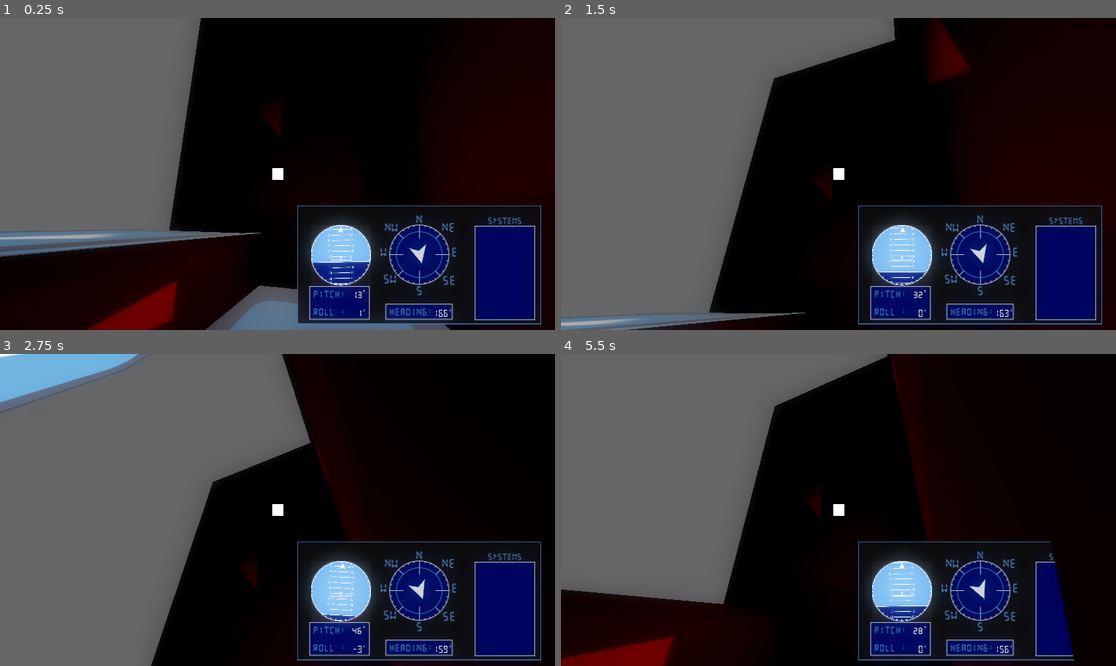
Above: before the commit, frames 1-4 (two rows, left to right).
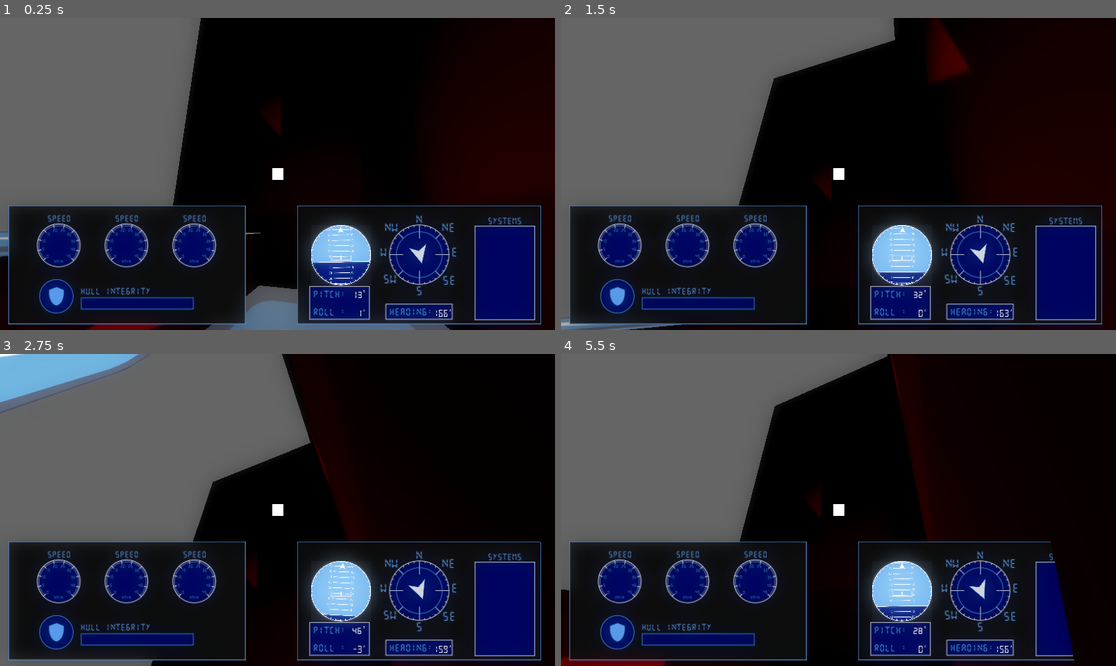
Above: after the commit, the same moments.

Repository: LitheFulminare/Abyssal-Cleaner
Game: Godot game, scene res://Prototyping/Test scene.tscn
Same seed, same stepped clock (60 frames per second), same inputs: the game is played once before the commit and once after it. The engine's default icon, where the game draws it, is replaced by a stand-in: a white triangle on a blue panel in a dark square.
Inputs (mouse positions are in pixels of both pictures, inside the frame that each line leads up to):
- Up to frame 1 (0.25 s): no input
- Up to frame 2 (1.5 s): move the mouse to (960, 158) at 0.52 s; hold D (Right) 0.53-1.28 s; move the mouse to (727, 189) at 1.27 s; hold S (Backwards) from 1.28 s (still down)
- Up to frame 3 (2.75 s): move the mouse to (333, 441) at 2.02 s; release S (Backwards) at 2.03 s; hold D (Right) from 2.03 s (still down)
- Up to frame 4 (5.5 s): move the mouse to (810, 572) at 2.77 s; release D (Right) at 2.78 s; hold W (Forward) 2.78-3.53 s; move the mouse to (1005, 556) at 3.52 s; hold A (Left) 3.53-5.03 s; move the mouse to (672, 463) at 4.27 s; move the mouse to (866, 510) at 5.02 s; hold S (Backwards) from 5.03 s (still down)

The runs differ from the first frame. In frame 1, 9.6% of the frame differs, in the area x 1-45%, y 60-99%; in frame 2, 12%; in frame 3, 13%; in frame 4, 9.8%.

Commit message:
setup left screen

Diff:
--- a/abyssal-cleaner-3d/Assets/Screens/Orientation/orientation_screen.gd
+++ b/abyssal-cleaner-3d/Assets/Screens/Orientation/orientation_screen.gd
@@ -7,6 +7,7 @@
 @export var roll_label: Label3D
 @export var heading_label: Label3D
 
+## Updates the numbers on the right screen, artificial horizon roll and pitch, and the compass direction.
 func update_screen(yaw_rad: float, pitch_rad: float, roll_rad: float) -> void:
 	playerArrow.rotation.z = yaw_rad
 	artificial_horizon.update_horizon(pitch_rad, roll_rad)
--- /dev/null
+++ b/abyssal-cleaner-3d/Player/left_screen.tscn
@@ -0,0 +1,9 @@
+[gd_scene format=3 uid="uid://ba7gkhwyineqm"]
+
+[ext_resource type="Material" uid="uid://cyllvn817sfjv" path="res://Assets/Screens/Screen_Material.tres" id="1_haeuj"]
+[ext_resource type="Texture2D" uid="uid://bnj3rj2u5f2ug" path="res://Assets/Screens/Left Screen/Left Screen.png" id="2_e3w78"]
+
+[node name="Left Screen" type="Sprite3D" unique_id=1774698677]
+transform = Transform3D(0.03, 0, 0, 0, 0.02999999, 0, 0, 0, 0.02999999, 0, 0, 0)
+material_overlay = ExtResource("1_haeuj")
+texture = ExtResource("2_e3w78")
--- a/abyssal-cleaner-3d/Player/submarine.tscn
+++ b/abyssal-cleaner-3d/Player/submarine.tscn
@@ -2,6 +2,7 @@
 
 [ext_resource type="Script" uid="uid://dyx14p5q8fc1a" path="res://Player/submarine_movement.gd" id="1_3uq8f"]
 [ext_resource type="PackedScene" uid="uid://csh3st7qcjppx" path="res://Player/Submarine_HUD.tscn" id="2_k4f85"]
+[ext_resource type="PackedScene" uid="uid://ba7gkhwyineqm" path="res://Player/left_screen.tscn" id="3_fjnjb"]
 [ext_resource type="PackedScene" uid="uid://r375g63wj4kf" path="res://Assets/Screens/Orientation/orientation_screen.tscn" id="3_qvldv"]
 
 [node name="Submarine" type="CharacterBody3D" unique_id=478321623 node_paths=PackedStringArray("orientationScreen")]
@@ -12,6 +13,9 @@
 [node name="Orientation Screen" parent="." unique_id=578651837 instance=ExtResource("3_qvldv")]
 transform = Transform3D(0.03, 0, 0, 0, 0.029999994, 0, 0, 0, 0.029999994, 0.50173676, -0.32144424, -0.7198048)
 
+[node name="Left Screen" parent="." unique_id=1774698677 instance=ExtResource("3_fjnjb")]
+transform = Transform3D(0.03, 0, 0, 0, 0.02999999, 0, 0, 0, 0.02999999, -0.5330544, -0.32144418, -0.7198047)
+
 [node name="CanvasLayer" type="CanvasLayer" parent="." unique_id=406979246]
 
 [node name="SubmarineHud" parent="CanvasLayer" unique_id=310598664 instance=ExtResource("2_k4f85")]
--- a/abyssal-cleaner-3d/Player/submarine_movement.gd
+++ b/abyssal-cleaner-3d/Player/submarine_movement.gd
@@ -17,40 +17,27 @@
 var forward_speed: float
 var strafe_speed: float
 
-var yaw_rad: float
-var pitch: float
-
 func _ready() -> void:
 	#center = DisplayServer.screen_get_size() # gets actual screen resolution
 	calculate_center()
+	# Recalculates the center when the window size changes
 	get_tree().get_root().size_changed.connect(calculate_center)
 
 func _input(event: InputEvent) -> void:
 	if event is InputEventMouseMotion:
-		mouse_position = get_viewport().get_mouse_position()
 		_get_mouse_relative_position()
-		mouse_position = clamp(mouse_position, Vector2.ZERO, screen_size)
-		mouse_distance = get_viewport().get_mouse_position().distance_to(center)
 
 func _physics_process(delta:float) -> void:
 	var forward: Vector3 = -global_basis.z
 
-	#var up = global_basis.y
-	#var projected_up = (up - up.project(forward)).normalized()
-	#var projected_world_up = (Vector3.UP - Vector3.UP.project(forward)).normalized()
-	#var roll = projected_up.signed_angle_to(projected_world_up,forward)
+	#region Rotation
 
-
-	# Rotation
+	# Make turning speed independent of screen size
 	var offset: Vector2 = mouse_position - center
-
 	var normalized_offset: Vector2 = Vector2(offset.x / center.x, offset.y / center.y)
 
 	var yaw_amount: float = -normalized_offset.x * delta # * turning speed
 	var pitch_amount: float = -normalized_offset.y * delta # * turning speed
-
-	#var yaw_amount = -normalized_offset.x * delta * mouse_distance / 500.0
-	#var pitch_amount = -normalized_offset.y * delta * mouse_distance / 500.0
 
 	var yaw_quat: Quaternion = Quaternion(global_basis.y, yaw_amount)
 	var pitch_quat: Quaternion = Quaternion(global_basis.x, pitch_amount)
@@ -67,10 +54,7 @@
 	# 1 = horizontal, 0 = vertical
 	var level_factor: float = 1.0 - pow(abs(forward.y), 2)
 
-	var roll_angle: float = projected_sub_up.signed_angle_to(
-	projected_world_up,
-	forward
-	)
+	var roll_angle: float = projected_sub_up.signed_angle_to(projected_world_up,forward)
 
 	var auto_level_speed: float = 3
 	var correction: float = roll_angle * auto_level_speed * level_factor * delta
@@ -78,14 +62,13 @@
 	var roll_quat: Quaternion = Quaternion(forward, correction)
 	quaternion = roll_quat * quaternion
 
-	yaw_rad = atan2(forward.x, forward.z)
-	orientationScreen.update_screen(yaw_rad, asin(forward.y), roll_angle)
-	#orientationScreen.update_artificial_horizon(asin(forward.y), roll_angle)
-
 	# Causes gimbal lock
 	#rotation.y -= mouse_direction.x * delta * mouse_distance / 500
 	#rotation.x -= mouse_direction.y * delta * mouse_distance / 500
 
+	#endregion
+
+	#region WASD Movement
 	# Forward/backward
 	var target_forward := 0.0
 
@@ -94,9 +77,9 @@
 	elif Input.is_action_pressed("Backwards"):
 		target_forward = -max_forward_speed * 0.5
 
-	var forward_rate:float = acceleration if abs(target_forward) > abs(forward_speed) else deceleration
+	var forward_rate: float = acceleration if abs(target_forward) > abs(forward_speed) else deceleration
 
-	forward_speed = move_toward(forward_speed,target_forward,forward_rate * delta)
+	forward_speed = move_toward(forward_speed, target_forward, forward_rate * delta)
 
 	# Left/right
 	var target_strafe := 0.0
@@ -110,15 +93,24 @@
 
 	strafe_speed = move_toward(strafe_speed,target_strafe,strafe_rate * delta)
 
+	#endregion
+
 	# Movement relative to submarine rotation
 	velocity = -transform.basis.z * forward_speed + transform.basis.x * strafe_speed
 
 	move_and_slide()
 
+	# HUD
+	orientationScreen.update_screen(atan2(forward.x, forward.z), asin(forward.y), roll_angle)
+
 func calculate_center() -> void:
 	screen_size = get_viewport().get_visible_rect().size
 	center = Vector2(screen_size.x/2, screen_size.y/2)
 
+## Gets mouse position relative to the center of the screen and the direction.
 func _get_mouse_relative_position() -> void:
+	mouse_position = get_viewport().get_mouse_position()
+	mouse_distance = mouse_position.distance_to(center)
 	mouse_direction = mouse_position - center
 	mouse_direction = mouse_direction.normalized()
+	mouse_position = clamp(mouse_position, Vector2.ZERO, screen_size)
Binary file added: abyssal-cleaner-3d/Assets/Screens/Left Screen/Left Screen.png
Not shown, added: abyssal-cleaner-3d/Assets/Screens/Left Screen/Left Screen.png.import
Binary file added: abyssal-cleaner-3d/Assets/Screens/Left Screen/Needle.png
Not shown, added: abyssal-cleaner-3d/Assets/Screens/Left Screen/Needle.png.import
